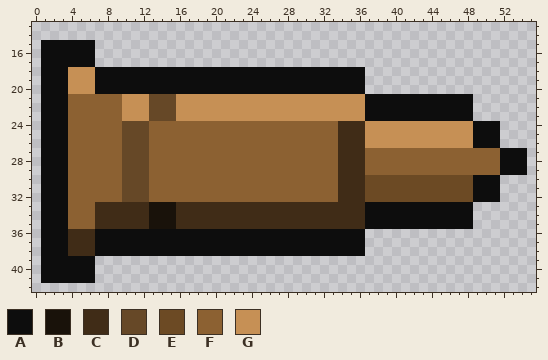
A pixel-art sprite gets an edit: Assets/Resource/Player/PlayerAsset/ShellInNameCanvas.png. The first picture shows the starting point.
The file is 56x56 pixels. Shown: x 0..55, y 13..42.
Palette (. is transparent): A #0d0d0d  B #19120a  C #402c17  D #664827  E #6c4a24  F #8c6132  G #c69055
Pixels before, first column x 1:
15 AAAAAA................................................
16 AAAAAA................................................
17 AAAAAA................................................
18 AAAGGGAAAAAAAAAAAAAAAAAAAAAAAAAAAAAA..................
19 AAAGGGAAAAAAAAAAAAAAAAAAAAAAAAAAAAAA..................
20 AAAGGGAAAAAAAAAAAAAAAAAAAAAAAAAAAAAA..................
21 AAAFFFFFFGGGDDDGGGGGGGGGGGGGGGGGGGGGAAAAAAAAAAAA......
22 AAAFFFFFFGGGDDDGGGGGGGGGGGGGGGGGGGGGAAAAAAAAAAAA......
23 AAAFFFFFFGGGDDDGGGGGGGGGGGGGGGGGGGGGAAAAAAAAAAAA......
24 AAAFFFFFFDDDFFFFFFFFFFFFFFFFFFFFFCCCGGGGGGGGGGGGAAA...
25 AAAFFFFFFDDDFFFFFFFFFFFFFFFFFFFFFCCCGGGGGGGGGGGGAAA...
26 AAAFFFFFFDDDFFFFFFFFFFFFFFFFFFFFFCCCGGGGGGGGGGGGAAA...
27 AAAFFFFFFDDDFFFFFFFFFFFFFFFFFFFFFCCCFFFFFFFFFFFFFFFAAA
28 AAAFFFFFFDDDFFFFFFFFFFFFFFFFFFFFFCCCFFFFFFFFFFFFFFFAAA
29 AAAFFFFFFDDDFFFFFFFFFFFFFFFFFFFFFCCCFFFFFFFFFFFFFFFAAA
30 AAAFFFFFFDDDFFFFFFFFFFFFFFFFFFFFFCCCEEEEEEEEEEEEAAA...
31 AAAFFFFFFDDDFFFFFFFFFFFFFFFFFFFFFCCCEEEEEEEEEEEEAAA...
32 AAAFFFFFFDDDFFFFFFFFFFFFFFFFFFFFFCCCEEEEEEEEEEEEAAA...
33 AAAFFFCCCCCCBBBCCCCCCCCCCCCCCCCCCCCCAAAAAAAAAAAA......
34 AAAFFFCCCCCCBBBCCCCCCCCCCCCCCCCCCCCCAAAAAAAAAAAA......
35 AAAFFFCCCCCCBBBCCCCCCCCCCCCCCCCCCCCCAAAAAAAAAAAA......
36 AAACCCAAAAAAAAAAAAAAAAAAAAAAAAAAAAAA..................
37 AAACCCAAAAAAAAAAAAAAAAAAAAAAAAAAAAAA..................
38 AAACCCAAAAAAAAAAAAAAAAAAAAAAAAAAAAAA..................
39 AAAAAA................................................
40 AAAAAA................................................
41 AAAAAA................................................
Now the later version:
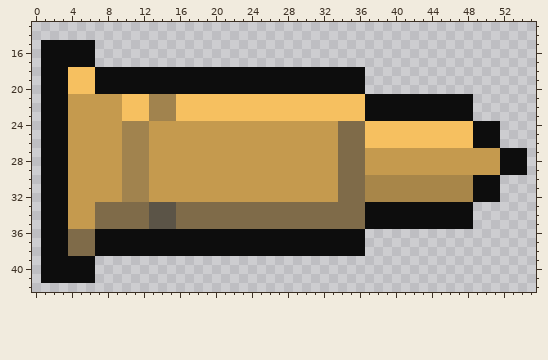
Log entry: Update: 軽微な調整
The exact change:
Colour B changes from #19120a to #5b5447.
Colour C changes from #402c17 to #7f6b49.
Colour D changes from #664827 to #a1834e.
Colour E changes from #6c4a24 to #a88649.
Colour F changes from #8c6132 to #c59a4e.
Colour G changes from #c69055 to #f6c060.
Boxes around the changes in both pictures, in picture pixels (x1, y1, x2, y2):
changed: (68, 67, 500, 256)
